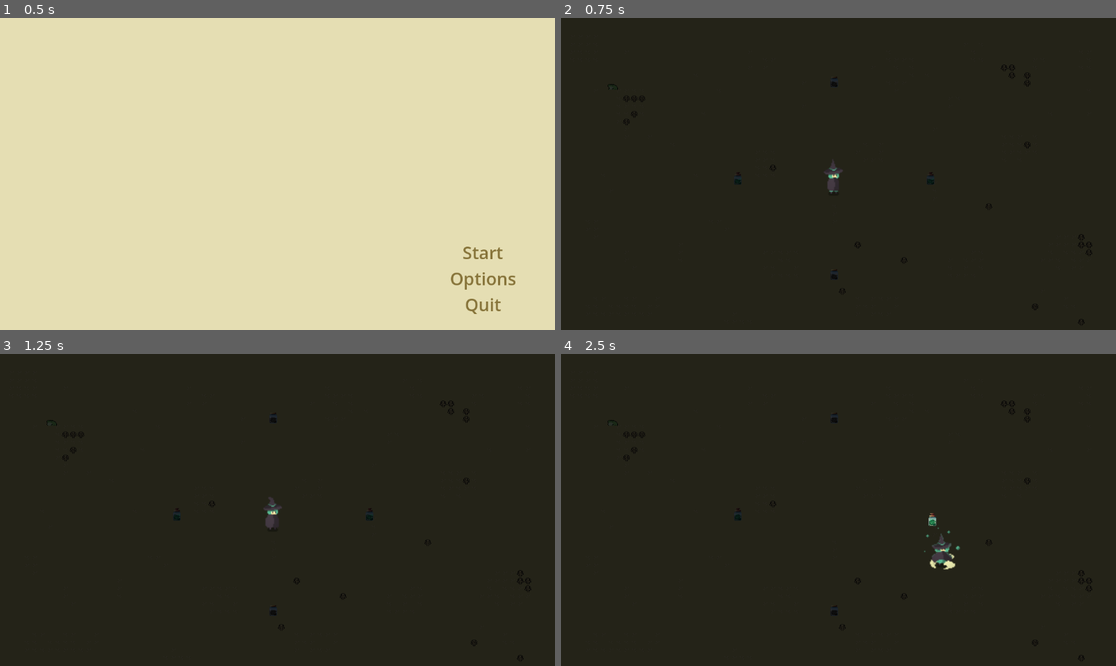
Above: before the commit, frames 1-4 (two rows, left to right).
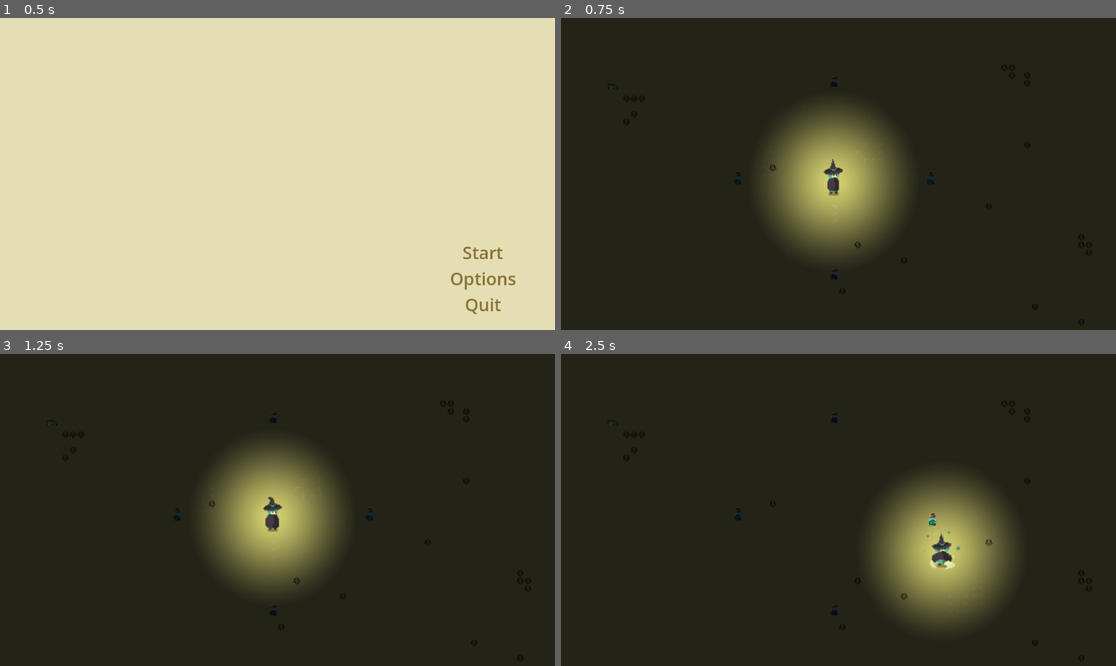
Above: after the commit, the same moments.

Repository: AnthonyDrow21/PSGameJam2024-2
Game: Godot game, scene res://Menus/MainMenu.tscn
The game is run twice, just before and just after one commit, with the same random seed, the same clock (stepped at 60 frames per second) and the same inputs. Sound files missing from this copy of the repository are replaced by a short silence.
Inputs:
- Up to frame 1 (0.5 s): no input
- Up to frame 2 (0.75 s): click "Start" at 0.5 s
- Up to frame 3 (1.25 s): no input
- Up to frame 4 (2.5 s): hold Right (ui_right) 1.28-2.03 s; tap Space (ui_select) at 1.52, 2.27 s; hold Down (ui_down) from 2.03 s (still down)

Frame 1 is identical in both runs. In frame 2, 9.5% of the frame differs, in the area x 36-62%, y 28-77%; in frame 3, 9.0%; in frame 4, 9.3%.

Commit message:
Update world light mask layer

Diff:
--- a/World.tscn
+++ b/World.tscn
@@ -11,6 +11,8 @@
 script = ExtResource("1_tvj70")
 
 [node name="Forrest" parent="." instance=ExtResource("2_0t12h")]
+light_mask = 2
+visibility_layer = 2
 
 [node name="ColorRect" type="ColorRect" parent="."]
 light_mask = 2
Not shown: 1 places in World.tscn that only renumber resources
